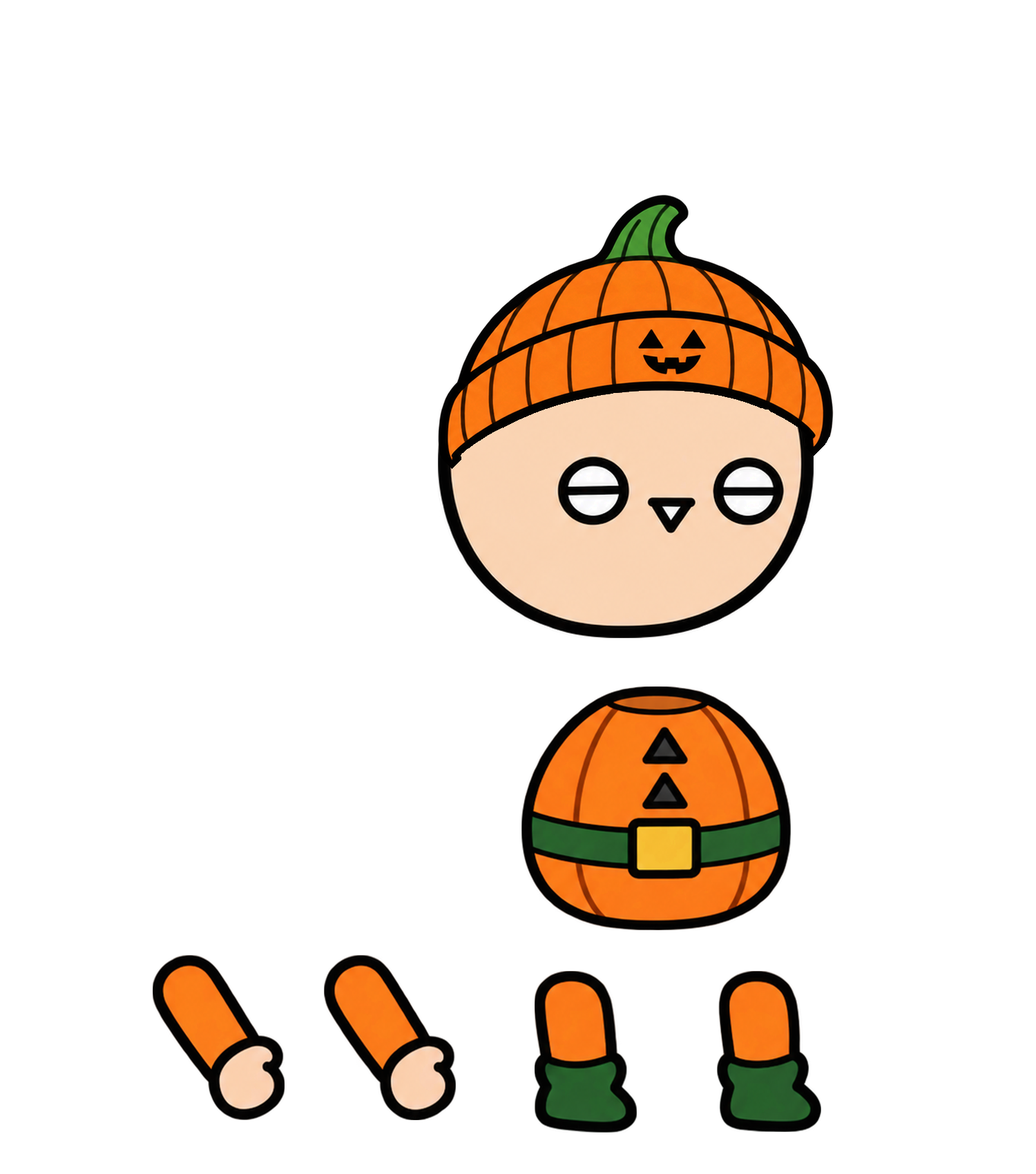
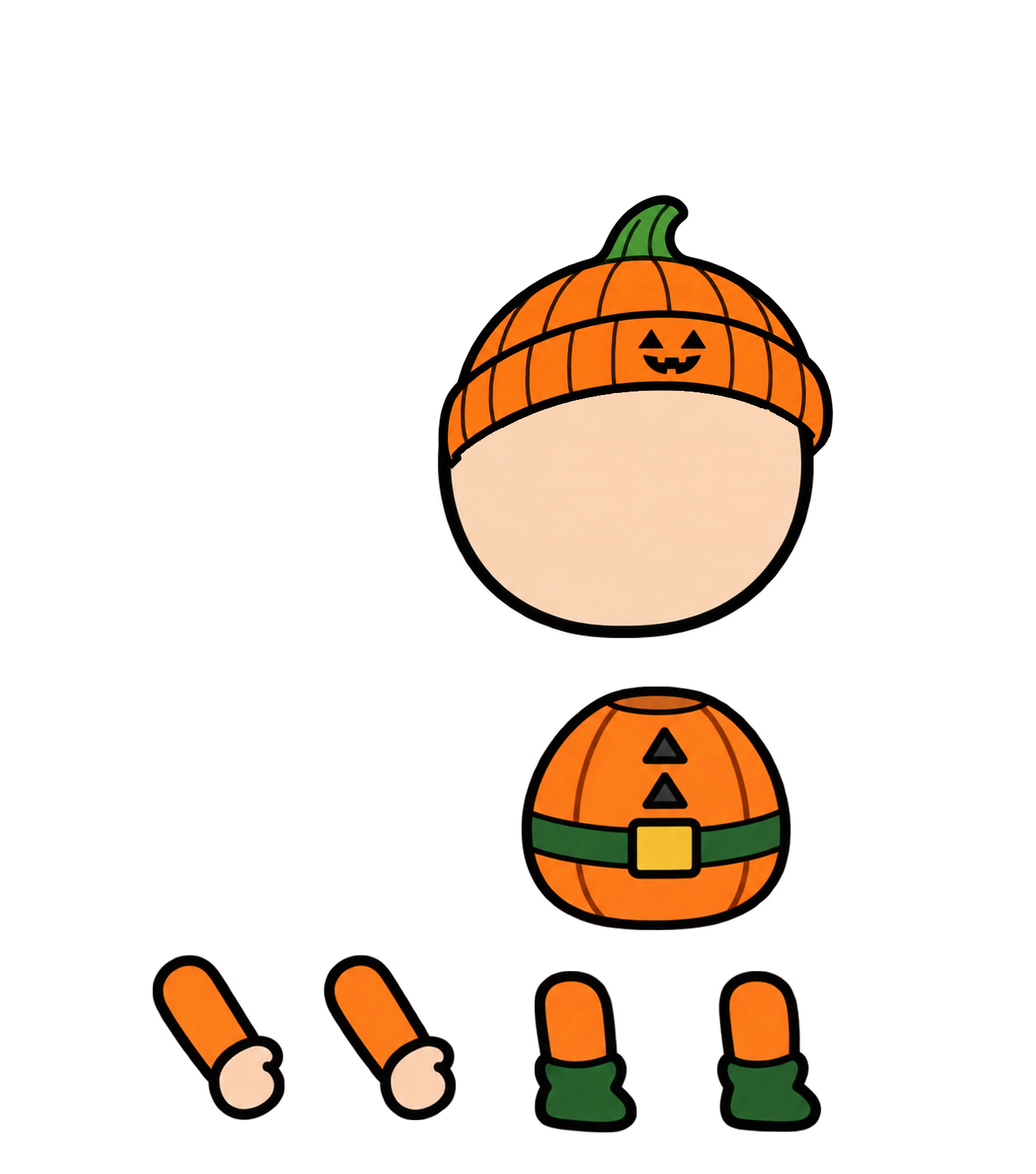
The second w=1036, h=1174 image is a revision of the first. Changes to its layers:
painted on "머리" over [549, 442, 801, 553]
